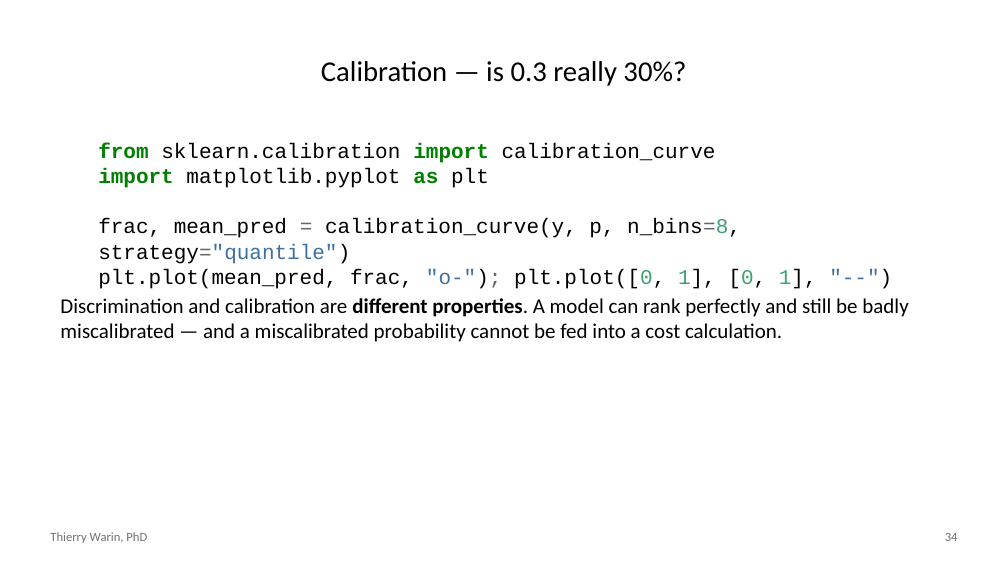
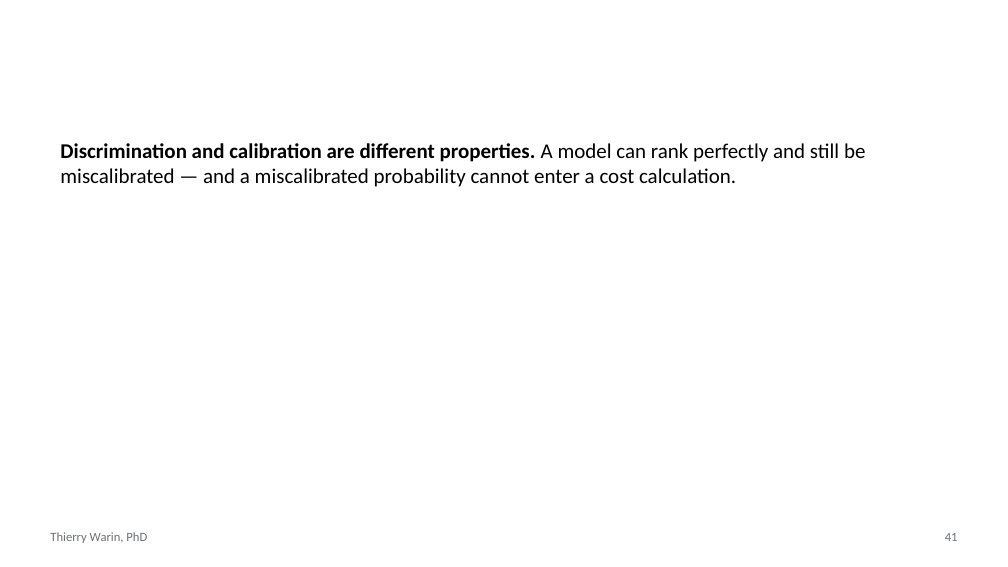
Before and after one commit to warint/quantitative-methods, a slide deck: slide 41 of 06-classification-logistic-and-penalised/slides.pptx (slide 34 before the commit). Drawn at 1008x567 pixels with LibreOffice and Linux fonts; fonts in the diff are those of the drawing. Boxes give left, top, right and bottom in pixels: in the first picture for what was removed or moved away, otherwise in the second. Text is boxed around its words. In the diff, an @@ line names an element or a change of style, - is before the commit and + after.

```diff
--- a/06-classification-logistic-and-penalised/slides.pptx
+++ b/06-classification-logistic-and-penalised/slides.pptx
@@ title removed at box(321, 61, 686, 86) @@
-Calibration — is 0.3 really 30%?
@@ text at box(60, 143, 865, 187): text changed; font Courier New to Calibri @@
-from sklearn.calibration import calibration_curve
-import matplotlib.pyplot as plt
-frac, mean_pred = calibration_curve(y, p, n_bins=8, strategy="quantile")
-plt.plot(mean_pred, frac, "o-"); plt.plot([0, 1], [0, 1], "--")
-Discrimination and calibration are different properties. A model can rank perfectly and still be badly miscalibrated — and a miscalibrated probability cannot be fed into a cost calculation.
+Discrimination and calibration are different properties. A model can rank perfectly and still be miscalibrated — and a miscalibrated probability cannot enter a cost calculation.
@@ page number at box(945, 533, 958, 541): text changed @@
-34
+41
```
Also in this commit, not shown: 20 other slides changed, 24 slides added, 20 slides removed, 3 other files.
